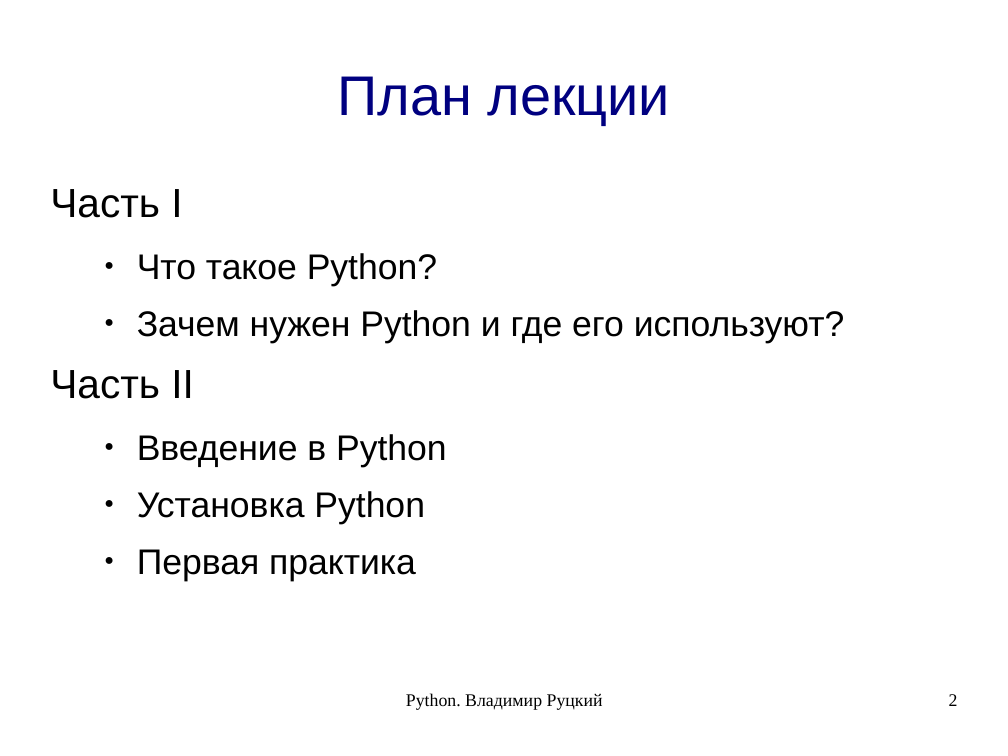
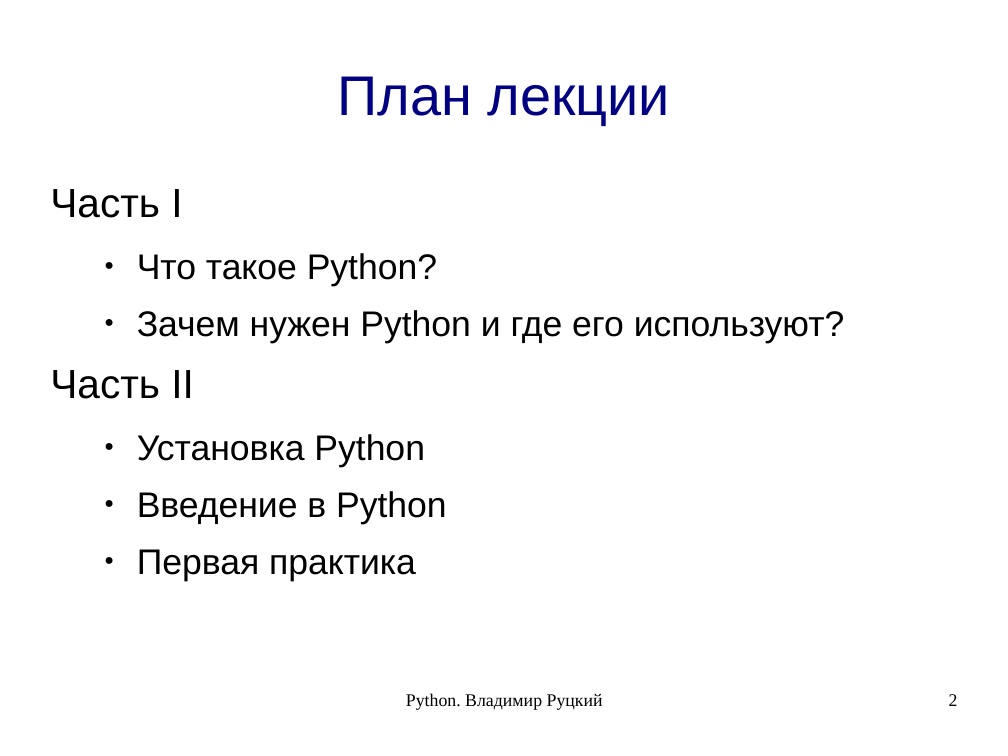
Before and after one commit to rutsky/python-course, a slide deck: slide 2 of 00_introduction.odp. Drawn at 1008x756 pixels with LibreOffice and Linux fonts; fonts in the diff are those of the drawing. Boxes give left, top, right and bottom in pixels: in the first picture for what was removed or moved away, otherwise in the second. Text is boxed around its words. In the diff, an @@ line names an element or a change of style, - is before the commit and + after.

```diff
--- a/00_introduction.odp
+++ b/00_introduction.odp
@@ text at (x1=137, y1=434, x2=425, y2=467): paragraph added @@
+  ● Установка Python
@@ text at (x1=137, y1=491, x2=425, y2=524): paragraph removed @@
-  ● Установка Python
```
Also in this commit, not shown: 2 other slides changed, 19 slides added, 1 other file.
